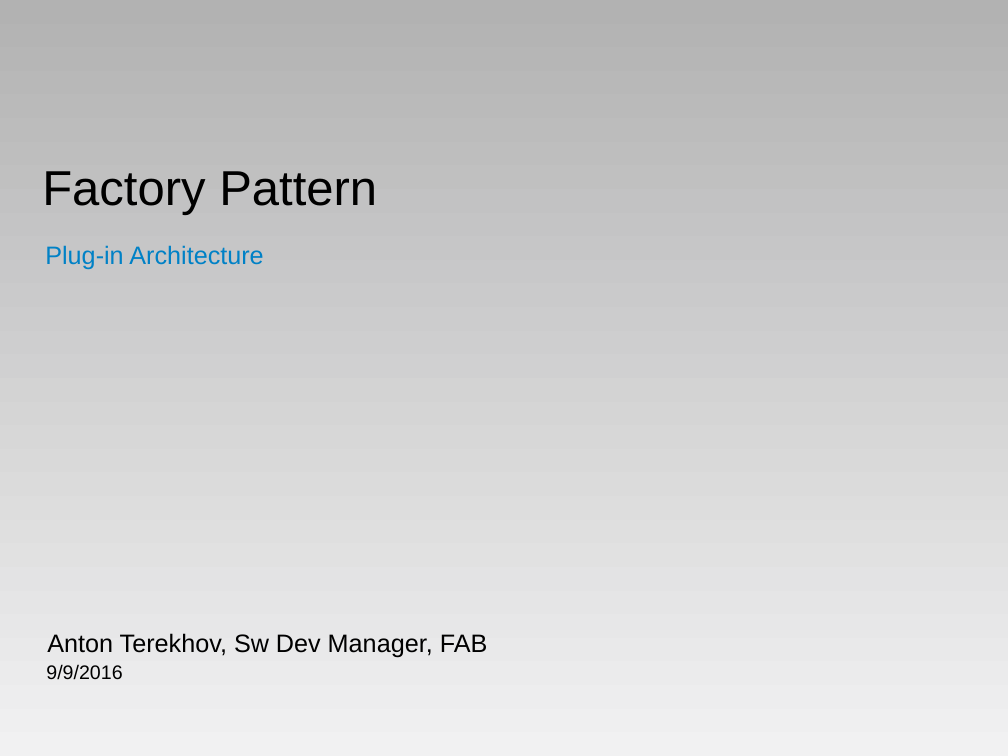
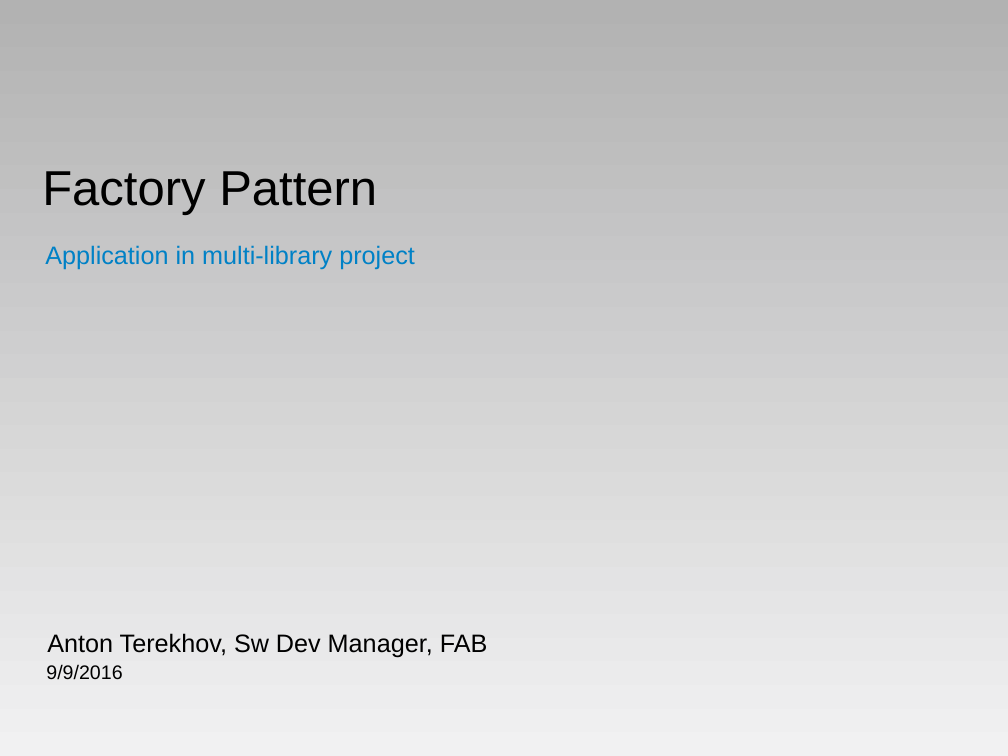
Before and after one commit to garlyon/MeetUp, a slide deck: slide 1 of Factory/Factory.pptx. Drawn at 1008x756 pixels with LibreOffice and Linux fonts; fonts in the diff are those of the drawing; background and template pictures are left out. Boxes give left, top, right and bottom in pixels: in the first picture for what was removed or moved away, otherwise in the second. Text is boxed around its words. In the diff, an @@ line names an element or a change of style, - is before the commit and + after.

```diff
--- a/Factory/Factory.pptx
+++ b/Factory/Factory.pptx
@@ subtitle at [45, 245, 415, 270]: text changed @@
-Plug-in Architecture
+Application in multi-library project
```
Also in this commit, not shown: 5 other slides changed, 1 slide added.
